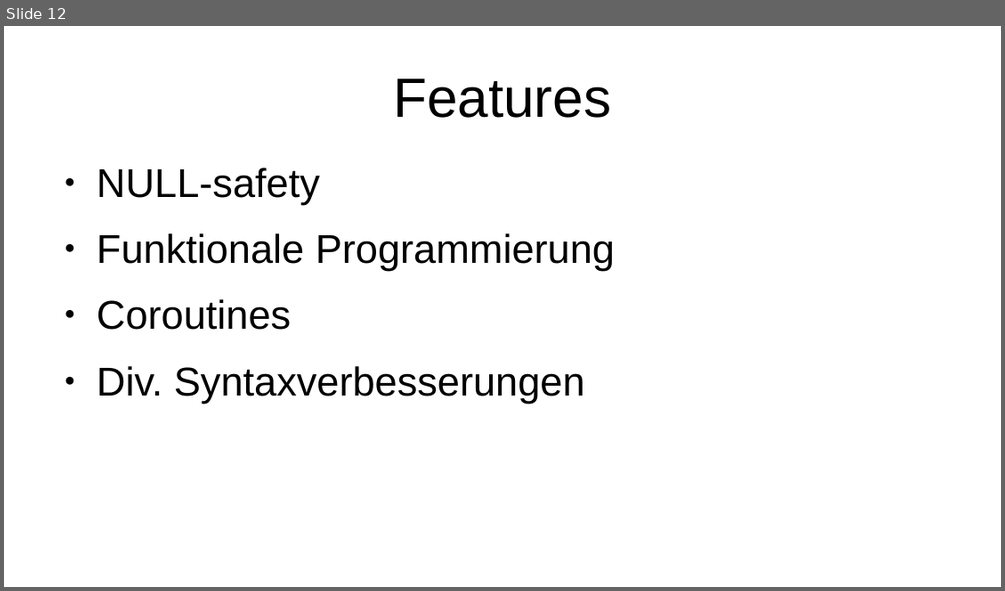
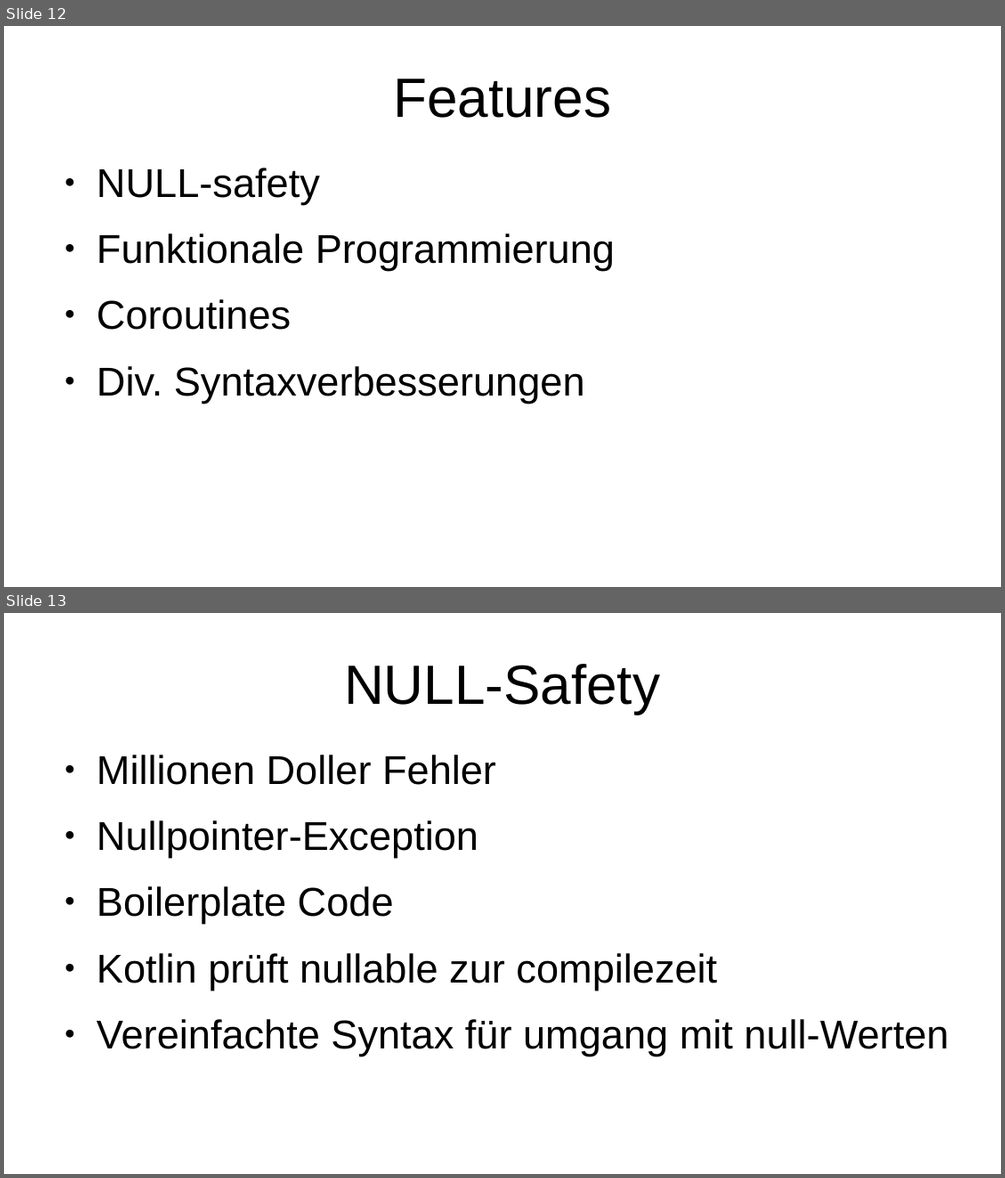
Before and after one commit to FSpruhs/kotlin-statt-java, a slide deck: presentation.odp. Shown one above the other, each under a label of ours: slide 12 before the commit, slides 12 and 13 after it. The pictures are 1005x591 and 1005x1178 pixels, drawn with LibreOffice and Linux fonts; fonts in the diff are those of the drawing. Boxes give left, top, right and bottom in pixels: in the first picture for what was removed or moved away, otherwise in the second. Text is boxed around its words. In the diff, an @@ line names an element or a change of style, - is before the commit and + after.

```diff
--- a/presentation.odp
+++ b/presentation.odp
@@ slide 13 added at (4, 613, 1001, 1174), background #FFFFFF @@
@@ title added at (344, 664, 660, 714), 44 pt, text #000000 @@
+NULL-Safety
@@ text added at (97, 755, 948, 1055), 32 pt, text #000000 @@
+● Millionen Doller Fehler
+● Nullpointer-Exception
+● Boilerplate Code
+● Kotlin prüft nullable zur compilezeit
+● Vereinfachte Syntax für umgang mit null-Werten
```
Also in this commit, not shown: 9 other slides added.
